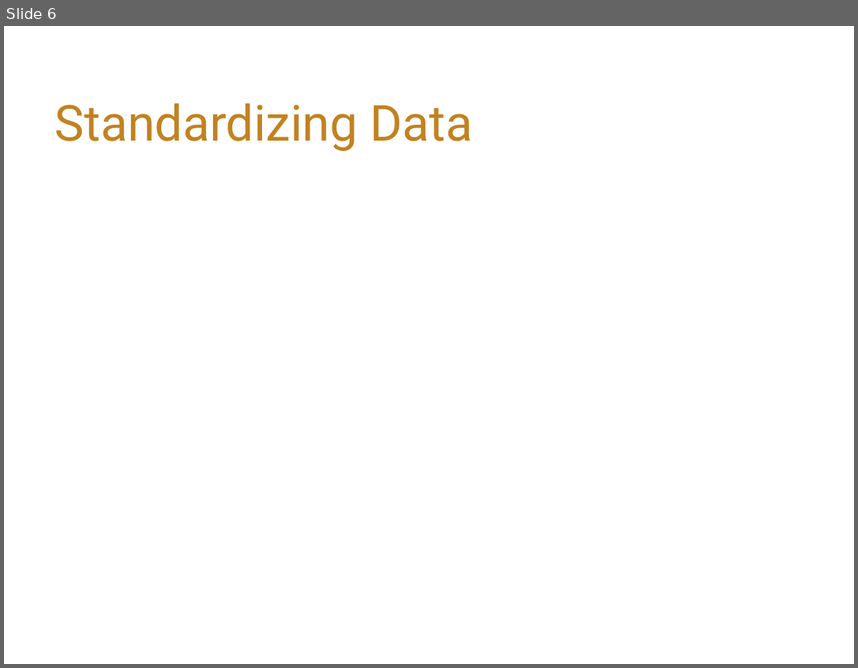
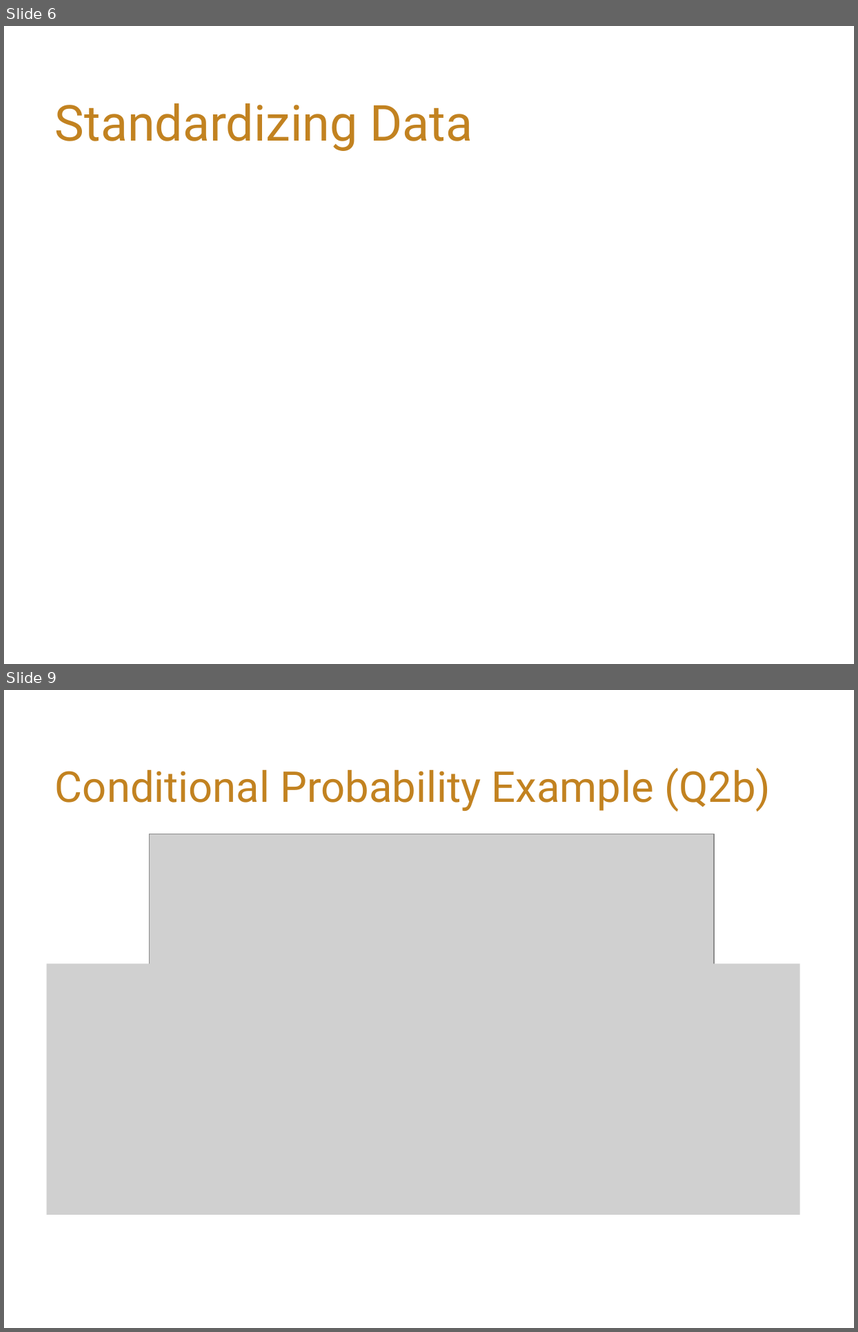
Before and after one commit to hLuo27/teaching, a slide deck: data8/slides/sp20_lab10.pptx. Shown one above the other, each under a label of ours: slide 6 before the commit, slides 6 and 9 after it; the slides between them are not shown. The pictures are 858x668 and 858x1332 pixels, drawn with LibreOffice and Linux fonts; fonts in the diff are those of the drawing; grey boxes stand for pictures; background and template pictures are left out. Boxes give left, top, right and bottom in pixels: in the first picture for what was removed or moved away, otherwise in the second. Text is boxed around its words. In the diff, an @@ line names an element or a change of style, - is before the commit and + after.

```diff
--- a/data8/slides/sp20_lab10.pptx
+++ b/data8/slides/sp20_lab10.pptx
@@ slide 9 added at bbox=[4, 690, 854, 1328], background #FFFFFF @@
@@ title added at bbox=[55, 768, 771, 811], 36 pt, text #C28220 @@
+Conditional Probability Example (Q2b)
@@ picture added at bbox=[150, 834, 714, 971] @@
@@ picture added at bbox=[47, 964, 800, 1214] @@
```
Also in this commit, not shown: 4 slides changed, 2 other slides added, 1 other file.
